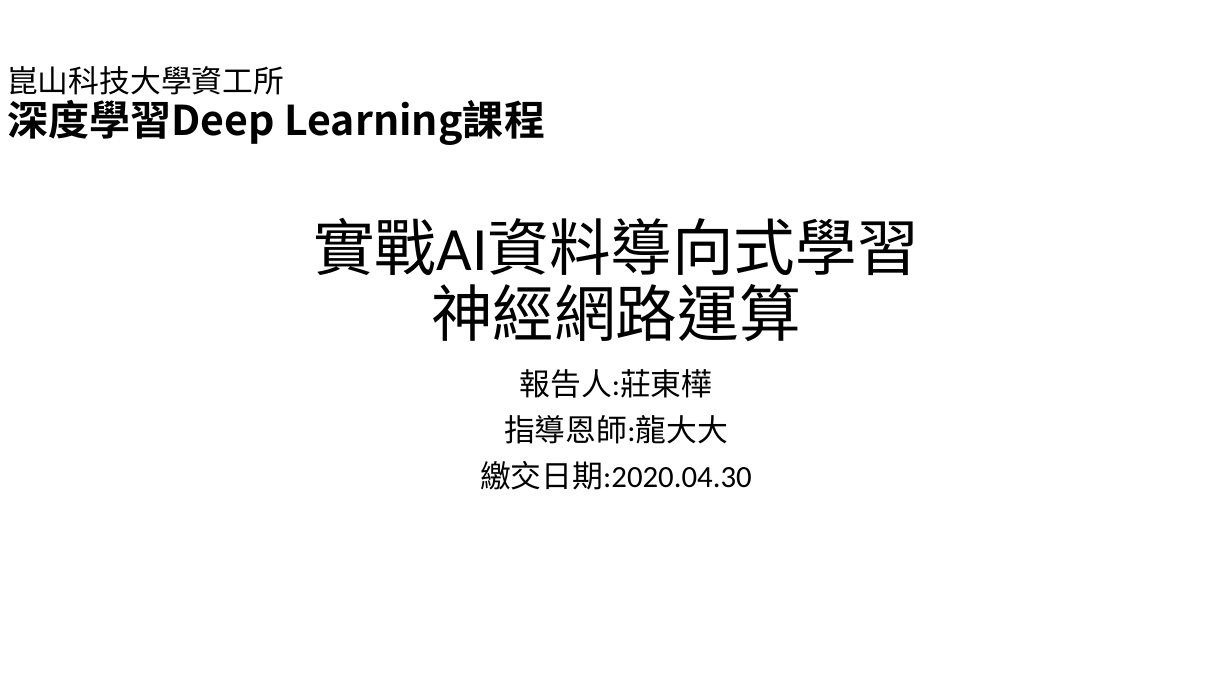
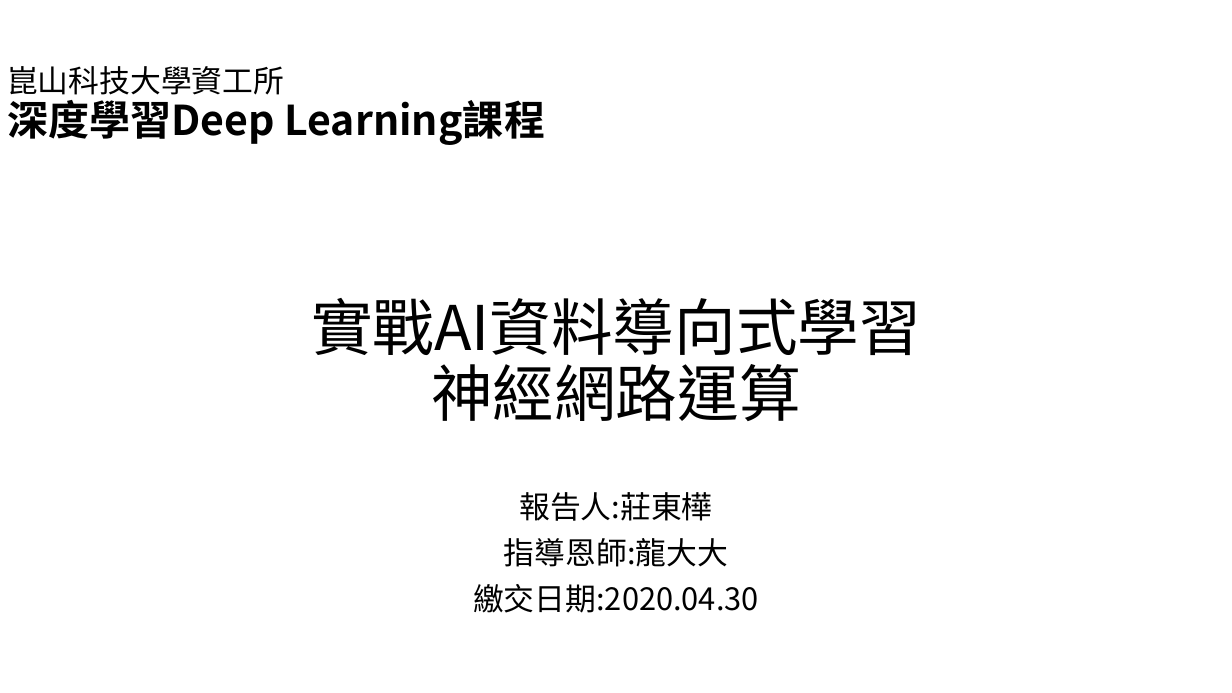
Before and after one commit to dondon1895/AI, a slide deck: slide 1 of Interim_report/G080A010_莊東樺_期中報告_20200430.pptx. Drawn at 1232x693 pixels with LibreOffice and Linux fonts; fonts in the diff are those of the drawing. Boxes give left, top, right and bottom in pixels: in the first picture for what was removed or moved away, otherwise in the second. Text is boxed around its words. In the diff, an @@ line names an element or a change of style, - is before the commit and + after.

```diff
--- a/Interim_report/G080A010_莊東樺_期中報告_20200430.pptx
+++ b/Interim_report/G080A010_莊東樺_期中報告_20200430.pptx
@@ title "實戰AI資料導向式學習 神經網路運算": place and size @@
-title "實戰AI資料導向式學習 神經網路運算" at bbox=[313, 218, 918, 341]
+title "實戰AI資料導向式學習 神經網路運算" at bbox=[311, 298, 921, 421]
@@ title "實戰AI資料導向式學習 神經網路運算" at bbox=[311, 298, 921, 421]: font Calibri to Noto Sans CJK SC @@
@@ subtitle "報告人:莊東樺" at bbox=[473, 492, 759, 613]: font Calibri to Noto Sans CJK SC @@
@@ subtitle "報告人:莊東樺": place and size @@
-subtitle "報告人:莊東樺" at bbox=[480, 369, 752, 490]
+subtitle "報告人:莊東樺" at bbox=[473, 492, 759, 613]
```
Also in this commit, not shown: 1 other slide changed, 6 slides added, 2 slides removed.
